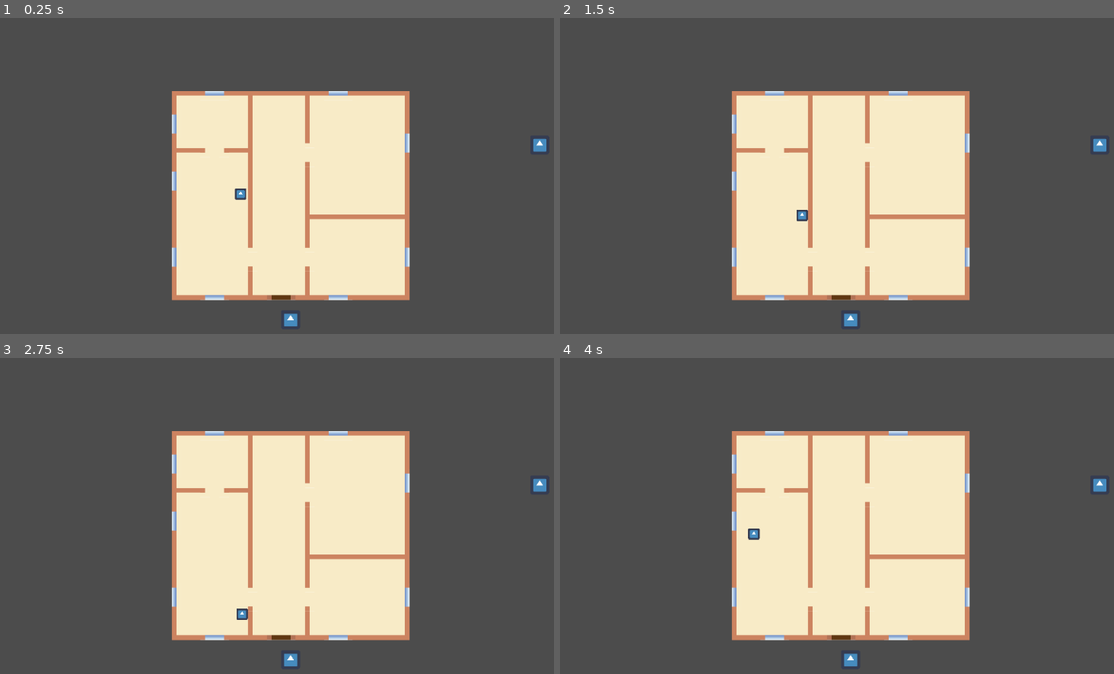
Above: before the commit, frames 1-4 (two rows, left to right).
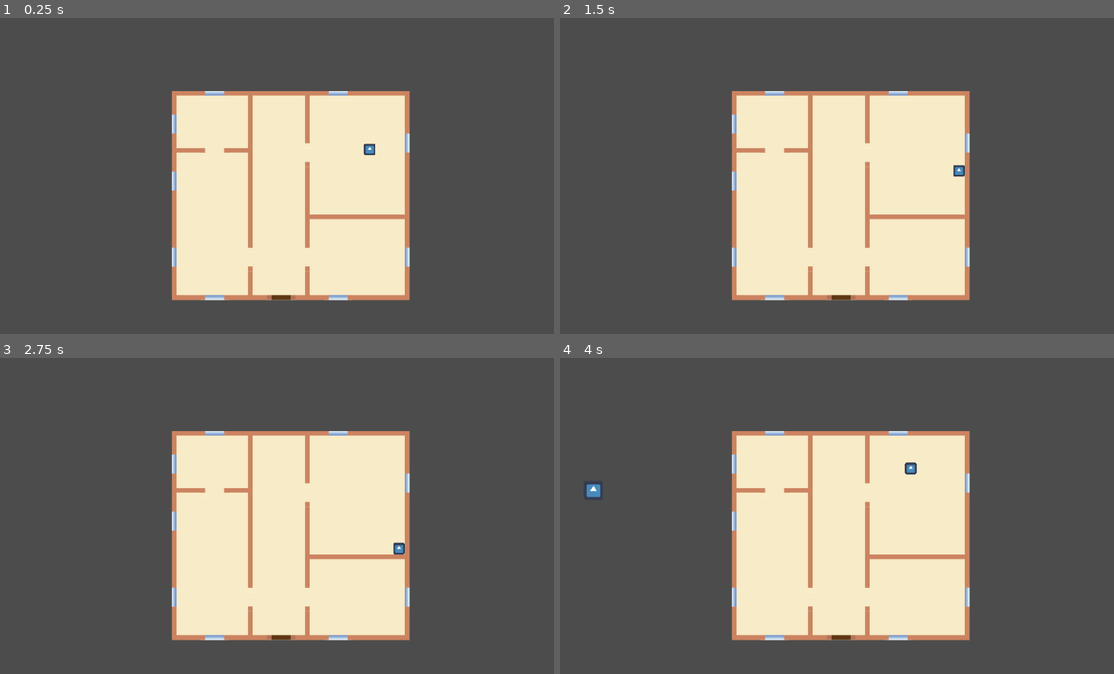
Above: after the commit, the same moments.

Repository: movchan74/PeaceAndPrivacy
Game: Godot game, scene res://levels/Main.tscn
The game is run twice, just before and just after one commit, with the same random seed, the same clock (stepped at 60 frames per second) and the same inputs. The engine's default icon, where the game draws it, is replaced by a stand-in: a white triangle on a blue panel in a dark square.
Inputs:
- Up to frame 1 (0.25 s): no input
- Up to frame 2 (1.5 s): tap Enter at 0.5 s; hold Right (ui_right) 0.53-1.28 s; tap Space (ui_select) at 0.77, 1.25 s; hold Down (ui_down) from 1.28 s (still down)
- Up to frame 3 (2.75 s): tap Space (ui_select) at 1.52 s; release Down (ui_down) at 2.03 s; hold Right (ui_right) from 2.03 s (still down)
- Up to frame 4 (4 s): tap Enter at 2.75 s; release Right (ui_right) at 2.78 s; hold Up (ui_up) 2.78-3.53 s; tap Space (ui_select) at 3.02, 3.77 s; hold Left (ui_left) from 3.53 s (still down)

The runs differ from the first frame. In frame 1, 0.4% of the frame differs, in the area x 42-99%, y 38-98%; in frame 2, 0.4%; in frame 3, 0.4%; in frame 4, 0.5%, in the area x 4-99%, y 33-98%.

Commit message:
Visitor spawn

Diff:
--- /dev/null
+++ b/levels/Main.gd
@@ -0,0 +1,32 @@
+extends Node2D
+
+export (PackedScene) var Visitor
+
+# class member variables go here, for example:
+# var a = 2
+# var b = "textvar"
+
+func _ready():
+	# Called when the node is added to the scene for the first time.
+	# Initialization here
+	$VisitorSpawnTimer.start()
+
+func find_door_path(from_pos):
+	return $VisitorNavigation.get_simple_path(from_pos, $Door.position) # get_position_in_parent())
+
+#func _process(delta):
+#	# Called every frame. Delta is time since last frame.
+#	# Update game logic here.
+#	pass
+
+func _on_VisitorSpawnTimer_timeout():
+	print('Got timeout')
+	$VisitorSpawnPath/VisitorSpawnLocation.set_offset(randi())
+	# Create a Visitor instance and add it to the scene.
+	var visitor = Visitor.instance()
+	add_child(visitor)
+	# Set the mob's position to a random location.
+	var visitor_position = $VisitorSpawnPath/VisitorSpawnLocation.position
+	print(visitor_position)
+	visitor.position = visitor_position
+	visitor.init_path()
--- a/levels/Main.tscn
+++ b/levels/Main.tscn
@@ -1,18 +1,35 @@
-[gd_scene load_steps=5 format=2]
+[gd_scene load_steps=8 format=2]
 
-[ext_resource path="res://tiles.tres" type="TileSet" id=1]
-[ext_resource path="res://scenes/WindowArea.tscn" type="PackedScene" id=2]
-[ext_resource path="res://scenes/Player.tscn" type="PackedScene" id=3]
-[ext_resource path="res://scenes/Visitor.tscn" type="PackedScene" id=4]
+[ext_resource path="res://levels/Main.gd" type="Script" id=1]
+[ext_resource path="res://scenes/Visitor.tscn" type="PackedScene" id=2]
+[ext_resource path="res://tiles.tres" type="TileSet" id=3]
+[ext_resource path="res://scenes/WindowArea.tscn" type="PackedScene" id=4]
+[ext_resource path="res://scenes/Player.tscn" type="PackedScene" id=5]
 
-[node name="Main" type="Node" index="0"]
+[sub_resource type="NavigationPolygon" id=1]
+
+vertices = PoolVector2Array( 728.221, 91.6547, 1015.41, 12.3209, 1010.65, 124.975, 707.595, 494.67, 20.5638, 12.3209, 271.259, 98.0014, 15.8037, 600.978, 253.805, 502.604, 1020.17, 600.978 )
+polygons = [ PoolIntArray( 0, 1, 2, 3 ), PoolIntArray( 4, 1, 0, 5 ), PoolIntArray( 6, 4, 5, 7 ), PoolIntArray( 8, 6, 7, 3 ), PoolIntArray( 2, 8, 3 ) ]
+outlines = [ PoolVector2Array( 20.5638, 12.3209, 1015.41, 12.3209, 1010.65, 124.975, 1020.17, 600.978, 15.8037, 600.978 ), PoolVector2Array( 271.259, 98.0014, 728.221, 91.6547, 707.595, 494.67, 253.805, 502.604 ) ]
+
+[sub_resource type="Curve2D" id=2]
+
+bake_interval = 5.0
+_data = {
+"points": PoolVector2Array( 0, 0, 0, 0, 1023.8, 2.10187, 0, 0, 0, 0, 1025.56, 610.401, 0, 0, 0, 0, 5.8678, 612.159, 0, 0, 0, 0, -2.92261, 3.85995, 0, 0, 0, 0, -1.16455, 5.61804, 0, 0, 0, 0, 1023.8, 2.10187 )
+}
+
+[node name="Main" type="Node2D"]
+
+script = ExtResource( 1 )
+Visitor = ExtResource( 2 )
 
 [node name="TileMap" type="TileMap" parent="." index="0"]
 
 position = Vector2( 1248.71, 74.5738 )
 scale = Vector2( 0.5, 0.5 )
 mode = 0
-tile_set = ExtResource( 1 )
+tile_set = ExtResource( 3 )
 cell_size = Vector2( 32, 32 )
 cell_quadrant_size = 16
 cell_custom_transform = Transform2D( 1, 0, 0, 1, 0, 0 )
@@ -30,37 +47,87 @@
 tile_data = PoolIntArray( 262084, -2147483643, 0, 262085, 6, 0, 262086, 6, 0, 262087, -536870904, 0, 262088, -107374182 …(13001 unchanged characters)…
 _sections_unfolded = [ "Cell", "Collision", "Transform" ]
 
-[node name="WindowArea" parent="TileMap" index="0" instance=ExtResource( 2 )]
+[node name="WindowArea" parent="TileMap" index="0" instance=ExtResource( 4 )]
 
 position = Vector2( -1090.74, 275.507 )
 
-[node name="WindowArea4" parent="TileMap" index="1" instance=ExtResource( 2 )]
+[node name="WindowArea4" parent="TileMap" index="1" instance=ExtResource( 4 )]
 
 position = Vector2( -1108.83, 655.46 )
 
-[node name="WindowArea2" parent="TileMap" index="2" instance=ExtResource( 2 )]
+[node name="WindowArea2" parent="TileMap" index="2" instance=ExtResource( 4 )]
 
 position = Vector2( -1355.82, 802.206 )
 rotation = 0.0
 
-[node name="WindowArea3" parent="TileMap" index="3" instance=ExtResource( 2 )]
+[node name="WindowArea3" parent="TileMap" index="3" instance=ExtResource( 4 )]
 
 position = Vector2( -1779.71, 817.715 )
 rotation = 0.0
 
-[node name="Player" parent="." index="1" instance=ExtResource( 3 )]
+[node name="WindowArea5" parent="TileMap" index="4" instance=ExtResource( 4 )]
 
-position = Vector2( 404.723, 296.253 )
+position = Vector2( -1928.86, 646.354 )
+rotation = 1.5708
+
+[node name="WindowArea6" parent="TileMap" index="5" instance=ExtResource( 4 )]
+
+position = Vector2( -1928.86, 382.965 )
+rotation = 1.5708
+
+[node name="WindowArea7" parent="TileMap" index="6" instance=ExtResource( 4 )]
+
+position = Vector2( -1935.2, 208.431 )
+rotation = 1.5708
+
+[node name="WindowArea8" parent="TileMap" index="7" instance=ExtResource( 4 )]
+
+position = Vector2( -1770.19, 78.3236 )
+rotation = 3.14159
+
+[node name="WindowArea9" parent="TileMap" index="8" instance=ExtResource( 4 )]
+
+position = Vector2( -1354.48, 81.497 )
+rotation = 3.14159
+
+[node name="Player" parent="." index="1" instance=ExtResource( 5 )]
+
+position = Vector2( 621.839, 221.296 )
 speed = 3
 
-[node name="Visitor" parent="." index="2" instance=ExtResource( 4 )]
+[node name="VisitorSpawnTimer" type="Timer" parent="." index="2"]
 
-position = Vector2( 907.703, 213.537 )
+process_mode = 1
+wait_time = 3.0
+one_shot = false
+autostart = true
 
-[node name="Visitor2" parent="." index="3" instance=ExtResource( 4 )]
+[node name="Door" type="Position2D" parent="." index="3"]
 
-position = Vector2( 488.695, 507.735 )
+position = Vector2( 478.201, 483.475 )
 
-[connection signal="shout" from="Player" to="Visitor" method="_on_Player_shout"]
+[node name="VisitorNavigation" type="Navigation2D" parent="." index="4"]
 
-[connection signal="shout" from="Player" to="Visitor2" method="_on_Player_shout"]
+[node name="VisitorNavigationPolygon" type="NavigationPolygonInstance" parent="VisitorNavigation" index="0"]
+
+navpoly = SubResource( 1 )
+enabled = true
+
+[node name="VisitorSpawnPath" type="Path2D" parent="." index="5"]
+
+self_modulate = Color( 0.5, 0.6, 1, 0.7 )
+curve = SubResource( 2 )
+
+[node name="VisitorSpawnLocation" type="PathFollow2D" parent="VisitorSpawnPath" index="0"]
+
+position = Vector2( 1023.8, 2.10187 )
+rotation = 1.56788
+offset = 0.0
+h_offset = 0.0
+v_offset = 0.0
+rotate = true
+cubic_interp = true
+loop = true
+lookahead = 4.0
+
+[connection signal="timeout" from="VisitorSpawnTimer" to="." method="_on_VisitorSpawnTimer_timeout"]
--- a/scenes/WindowArea.tscn
+++ b/scenes/WindowArea.tscn
@@ -3,7 +3,7 @@
 [ext_resource path="res://scripts/WindowArea.gd" type="Script" id=1]
 [ext_resource path="res://scenes/Cup.tscn" type="PackedScene" id=2]
 
-[node name="WindowArea" type="Area2D" index="0"]
+[node name="WindowArea" type="Area2D"]
 
 rotation = -1.5708
 input_pickable = true
--- a/scripts/Visitor.gd
+++ b/scripts/Visitor.gd
@@ -3,22 +3,39 @@
 # class member variables go here, for example:
 # var a = 2
 # var b = "textvar"
-var current_area;
+var current_area
+var screensize
+var visitorFollowPath
+var speed = 0.1
+var is_paused = false
 
 func _ready():
-	# Called when the node is added to the scene for the first time.
-	# Initialization here
-	pass
+	get_node("/root/Main/Player").connect("shout", self, "_on_Player_shout")
+	screensize = get_viewport_rect().size
 
-#func _process(delta):
-#	# Called every frame. Delta is time since last frame.
-#	# Update game logic here.
-#	pass
+func get_door_path():
+	return get_parent().find_door_path(self.position) # get_pos())
 
+func init_path():
+	var path = get_door_path()
+	var curve = Curve2D.new()
+	for point in path:
+		curve.add_point(point)
+	var visitorPath = Path2D.new()
+	visitorPath.curve = curve
+	add_child(visitorPath)
+	visitorFollowPath = PathFollow2D.new()
+	visitorPath.add_child(visitorFollowPath)
+
+func _process(delta):
+	if not is_paused:
+		if (visitorFollowPath != null):
+			visitorFollowPath.unit_offset += speed * delta
+			self.position = visitorFollowPath.position
 
 func _on_Visitor_area_shape_entered(area_id, area, area_shape, self_shape):
 	print (area.name)
-	if (area.name == "Cup"):
+	if ("Cup" in area.name):
 		queue_free()
 	if ("WindowArea" in area.name):
 		current_area = area
@@ -27,7 +44,27 @@
 	print (current_area)
 	if current_area != null:
 		if (current_area.is_active):
+			print (position, screensize)
+			var min_x_dist = min(screensize.x - position.x, position.x)
+			var min_y_dist = min(screensize.y - position.y, position.y)
+			var escape_point;
+			if min_x_dist < min_y_dist:
+				var x_escape;
+				if screensize.x - position.x < position.x:
+					x_escape = screensize.x
+				else:
+					x_escape = 0
+				escape_point = Vector2(x_escape, position.y)
+			else:
+				var y_escape;
+				if screensize.y - position.y < position.y:
+					y_escape = screensize.y
+				else:
+					y_escape = 0
+				escape_point = Vector2(position.x, y_escape)
+			print (escape_point)
 			print ("visitor is surprised")
+			is_paused = true
 
 
 func _on_Visitor_area_shape_exited(area_id, area, area_shape, self_shape):
